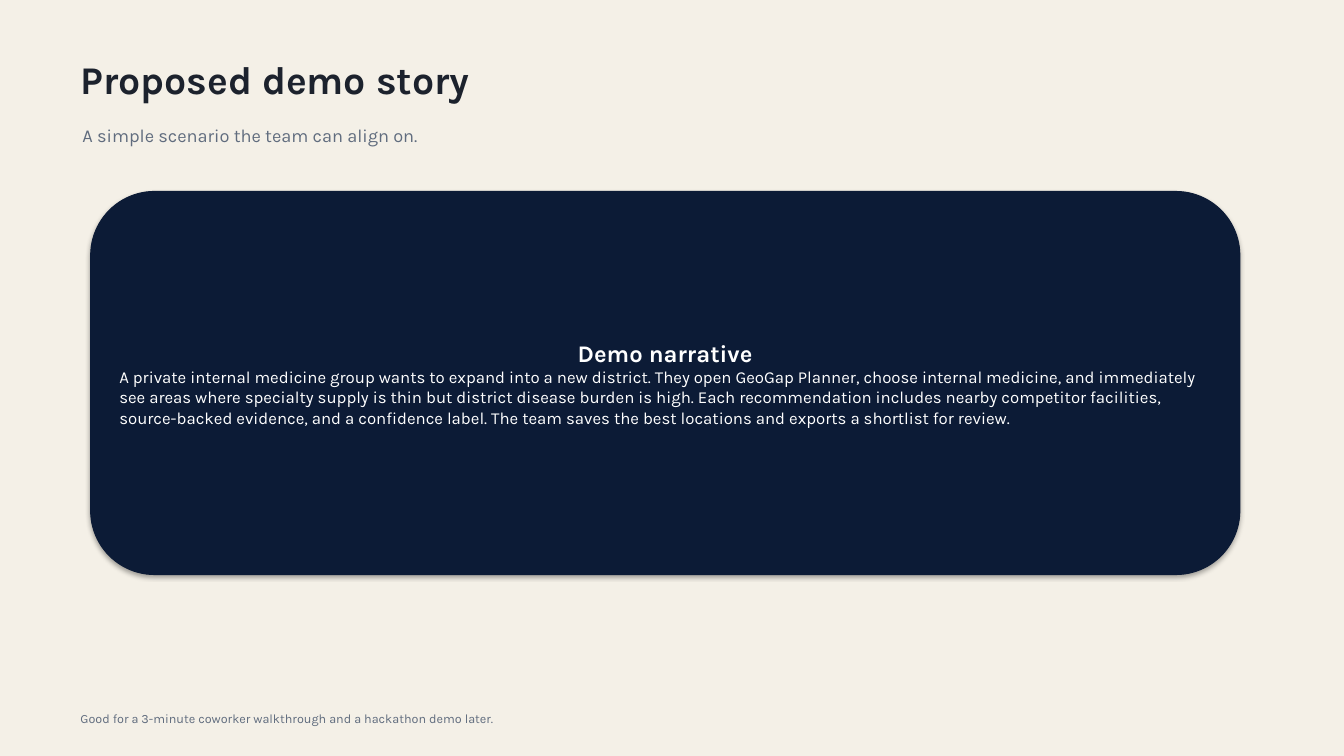
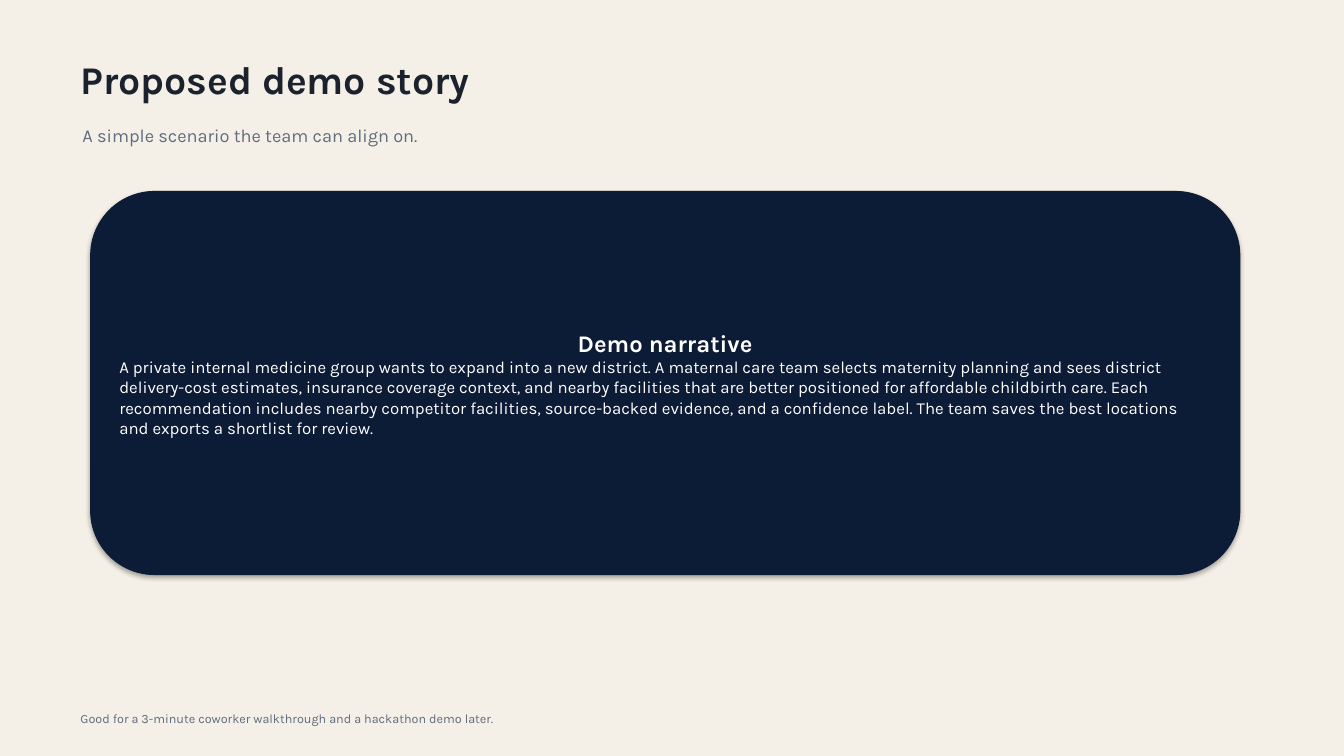
Before and after one commit to wendysun468/databricks-hackathon-ie, a slide deck: slide 9 of dhruvil-files/GeoGap-Planner-Demo.pptx (slide 8 before the commit). Drawn at 1344x756 pixels with LibreOffice and Linux fonts; fonts in the diff are those of the drawing. Boxes give left, top, right and bottom in pixels: in the first picture for what was removed or moved away, otherwise in the second. Text is boxed around its words. In the diff, an @@ line names an element or a change of style, - is before the commit and + after.

Commit message:
Add maternal care affordability angle

```diff
--- a/dhruvil-files/GeoGap-Planner-Demo.pptx
+++ b/dhruvil-files/GeoGap-Planner-Demo.pptx
@@ text in rounded rectangle at bbox=[119, 361, 1177, 438]: text changed @@
-A private internal medicine group wants to expand into a new district. They open GeoGap Planner, choose internal medicine, and immediately see areas where specialty supply is thin but district disease burden is high. Each recommendation includes nearby competitor facilities, source-backed evidence, and a confidence label. The team saves the best locations and exports a shortlist for review.
+A private internal medicine group wants to expand into a new district. A maternal care team selects maternity planning and sees district delivery-cost estimates, insurance coverage context, and nearby facilities that are better positioned for affordable childbirth care. Each recommendation includes nearby competitor facilities, source-backed evidence, and a confidence label. The team saves the best locations and exports a shortlist for review.
```
Also in this commit, not shown: 3 other slides changed, 1 slide added, 2 other files.
